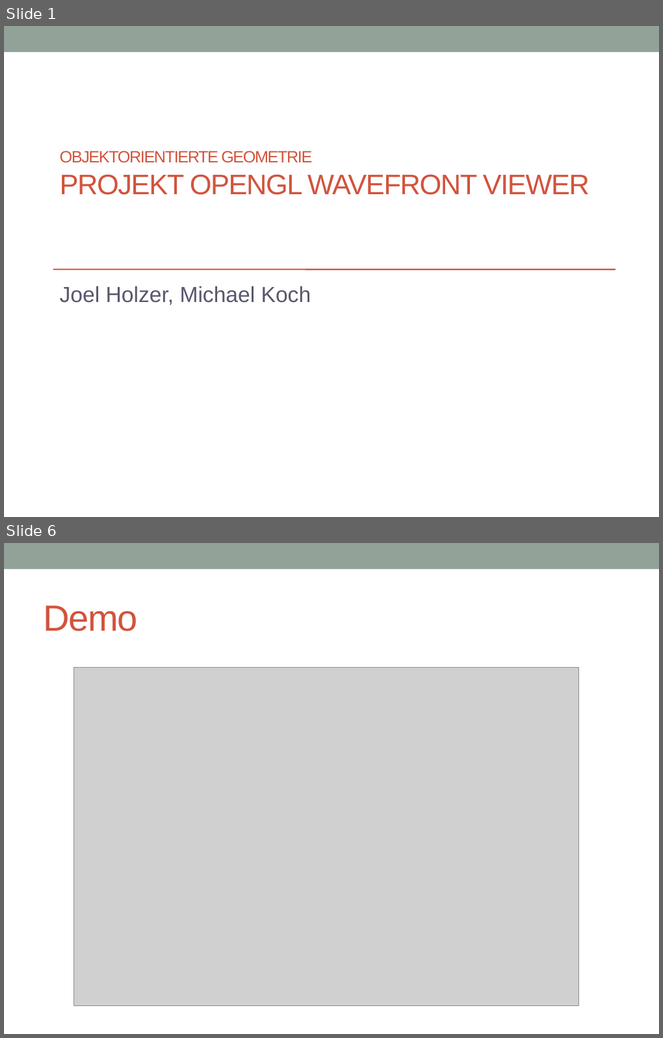
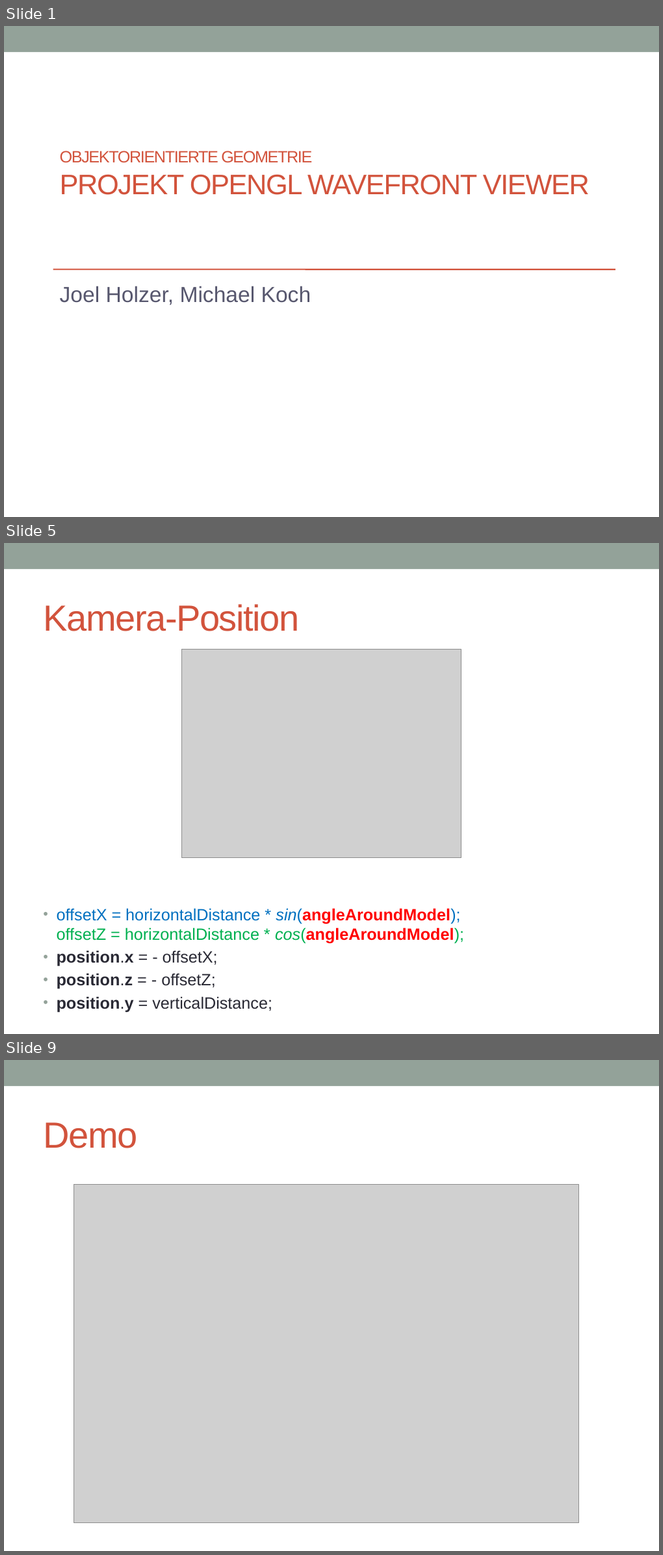
Before and after one commit to joe1990/OpenGl3DModelViewer, a slide deck: präsi-projekt-obj-geom.pptx. Shown one above the other, each under a label of ours: slides 1 and 6 before the commit, slides 1, 5 and 9 after it; the slides between them are not shown. The pictures are 663x1038 and 663x1555 pixels, drawn with LibreOffice and Linux fonts; fonts in the diff are those of the drawing; grey boxes stand for pictures. Boxes give left, top, right and bottom in pixels: in the first picture for what was removed or moved away, otherwise in the second. Text is boxed around its words. In the diff, an @@ line names an element or a change of style, - is before the commit and + after.

```diff
--- a/präsi-projekt-obj-geom.pptx
+++ b/präsi-projekt-obj-geom.pptx
@@ slide 5 added at bbox=[4, 543, 659, 1034], background #FFFFFF; not listed: 1 template element that a slide beside it also shows @@
@@ title added at bbox=[43, 604, 299, 631], 40 pt, text #D2533C @@
+Kamera-Position
@@ picture added at bbox=[182, 649, 462, 858] @@
@@ text added at bbox=[57, 908, 464, 1012], 18 pt, text #292934 @@
+• offsetX = horizontalDistance * sin(angleAroundModel);
+  offsetZ = horizontalDistance * cos(angleAroundModel);
+• position.x = - offsetX;
+• position.z = - offsetZ;
+• position.y = verticalDistance;
@@ what was slide 6 is now slide 9 @@
```
Also in this commit, not shown: 2 slides changed, 4 other slides added, 2 slides removed.
